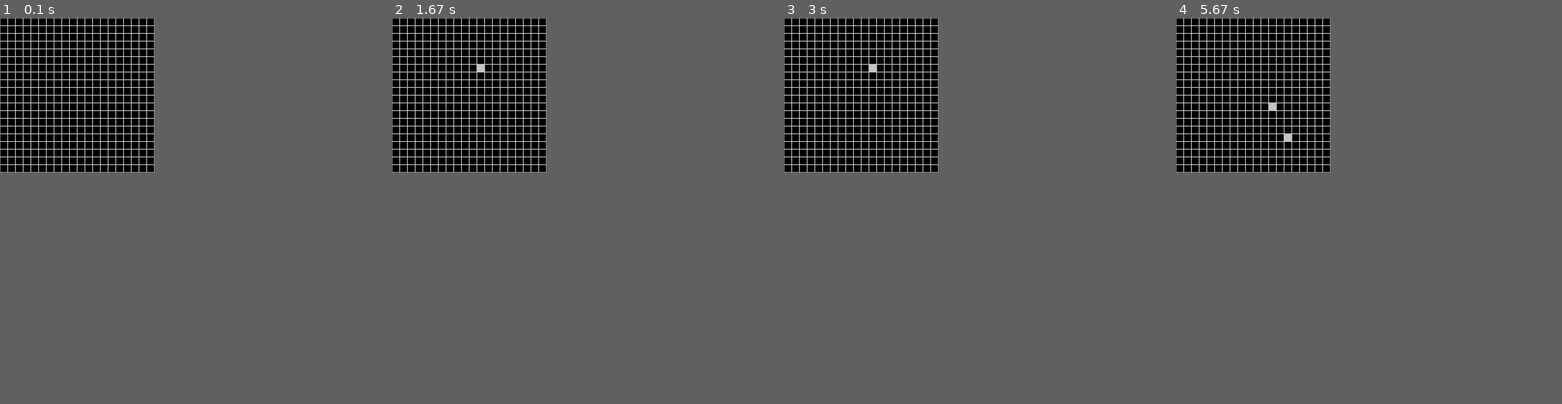
Above: before the commit, frames 1-4 (left to right).
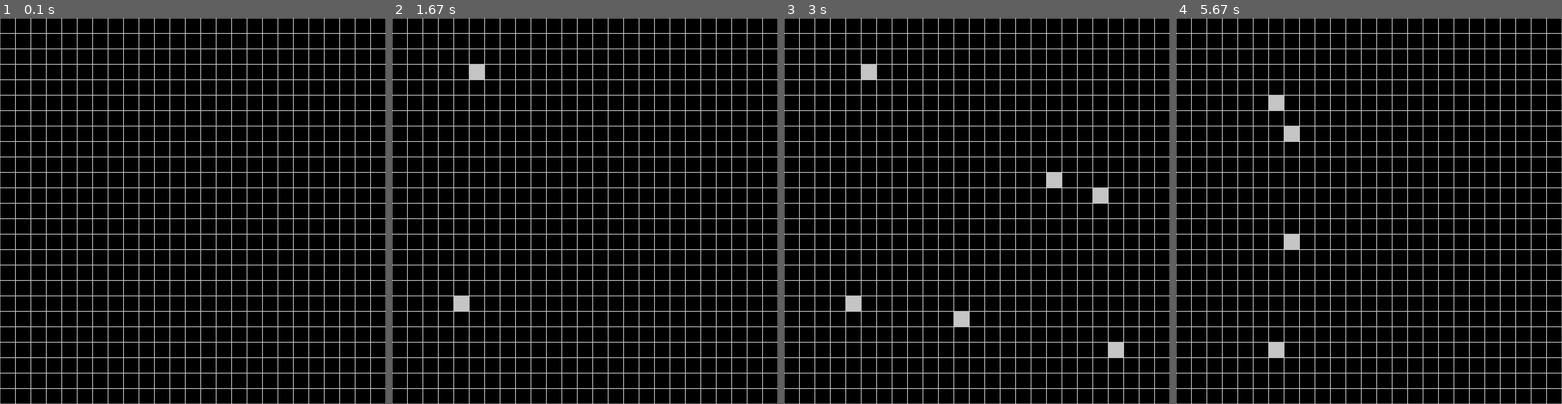
Above: after the commit, the same moments.

Repository: Dawood0/Game_Of_Life-Pygame
Game: pygame game, started from test.py
Same seed, same stepped clock (60 frames per second), same inputs: the game is played once before the commit and once after it.
Inputs (mouse positions are in pixels of both pictures, inside the frame that each line leads up to):
- Up to frame 1 (0.1 s): no input
- Up to frame 2 (1.67 s): click (585, 211) at 0.38 s; tap Space at 0.67 s; click (465, 299) at 1.05 s; click (484, 68) at 1.38 s
- Up to frame 3 (3 s): click (957, 311) at 1.72 s; click (1123, 357) at 2.05 s; click (1054, 180) at 2.38 s; click (1096, 203) at 2.72 s
- Up to frame 4 (5.67 s): click (1249, 160) at 3.05 s; click (1453, 114) at 3.38 s; click (1257, 187) at 3.72 s; tap Space at 4 s; click (1284, 141) at 4.38 s; click (1291, 241) at 4.72 s; click (1276, 110) at 5.05 s; click (1280, 342) at 5.38 s
The window is 360x360 before the commit and 900x900 after it. Grey fills any space a smaller window leaves; there, only what the larger window draws over its background counts as a difference.

The runs differ from the first frame. In frame 1, 11% of the frame differs, in the area x 0-100%, y 0-100%; in frame 2, 11%; in frame 3, 11%; in frame 4, 11%.

Commit message:
final touches

Diff:
--- a/test.py
+++ b/test.py
@@ -5,63 +5,66 @@
 
 BLACK = (0, 0, 0)
 WHITE = (200, 200, 200)
-WINDOW_HEIGHT = 400
-WINDOW_WIDTH = 400
-
-
-
+WINDOW_HEIGHT = 1000
+WINDOW_WIDTH = 1000
 
 pygame.init()
 SCREEN = pygame.display.set_mode((WINDOW_WIDTH, WINDOW_HEIGHT))
 CLOCK = pygame.time.Clock()
 SCREEN.fill(BLACK)
-blockSize = 20
+blockSize = 40
+
 
 def drawGrid():
-    blockSize = 20 #Set the size of the grid block
+
     for x in range(0, WINDOW_WIDTH, blockSize):
         for y in range(0, WINDOW_HEIGHT, blockSize):
             rect = pygame.Rect(x, y, blockSize, blockSize)
-            pygame.draw.rect(SCREEN, WHITE, rect, 1)            # 0 is for a solid full colored rectangle , 1 is for hollow rectangle (border only)
+            pygame.draw.rect(SCREEN, WHITE, rect,
+                             1)  # 0 is for a solid full colored rectangle , 1 is for hollow rectangle (border only)
 
-def drawRect(x,y,i=0,color=WHITE):
-    blockSize = 20  # Set the size of the grid block
+
+def drawRect(x, y, i=0, color=WHITE):
+
     rect = pygame.Rect(x, y, blockSize, blockSize)
-    pygame.draw.rect(SCREEN, color, rect, i)            # 0 is for a solid full colored rectangle , 1 is for hollow rectangle (border only)
+    pygame.draw.rect(SCREEN, color, rect,
+                     i)  # 0 is for a solid full colored rectangle , 1 is for hollow rectangle (border only)
 
-def getNeighbors(rect):     # rect is a tuple of x,y coordinates for the rectangle
-    neighbors=[]
-    x,y=rect
-    if y-blockSize>=0:neighbors.append((x,y-blockSize))
-    if y+blockSize<WINDOW_HEIGHT:neighbors.append((x,y+blockSize))
-    if x-blockSize>=0:neighbors.append((x-blockSize,y))
-    if x+blockSize<WINDOW_WIDTH:neighbors.append((x+blockSize,y))
 
-    if x-blockSize>=0 and y-blockSize>=0: neighbors.append((x-blockSize,y-blockSize))
-    if x+blockSize<WINDOW_WIDTH and y-blockSize>=0: neighbors.append((x+blockSize,y-blockSize))
+def getNeighbors(rect):  # rect is a tuple of x,y coordinates for the rectangle
+    neighbors = []
+    x, y = rect
+    if y - blockSize >= 0: neighbors.append((x, y - blockSize))
+    if y + blockSize < WINDOW_HEIGHT: neighbors.append((x, y + blockSize))
+    if x - blockSize >= 0: neighbors.append((x - blockSize, y))
+    if x + blockSize < WINDOW_WIDTH: neighbors.append((x + blockSize, y))
+
+    if x - blockSize >= 0 and y - blockSize >= 0: neighbors.append((x - blockSize, y - blockSize))
+    if x + blockSize < WINDOW_WIDTH and y - blockSize >= 0: neighbors.append((x + blockSize, y - blockSize))
     if x - blockSize >= 0 and y + blockSize < WINDOW_HEIGHT: neighbors.append((x - blockSize, y + blockSize))
     if x + blockSize < WINDOW_WIDTH and y + blockSize < WINDOW_HEIGHT: neighbors.append((x + blockSize, y + blockSize))
 
     return neighbors
 
-def getOrthogonalNeighbors(rect):     # rect is a tuple of x,y coordinates for the rectangle
-    neighbors=[]
-    x,y=rect
-    if y-blockSize>=0:neighbors.append((x,y-blockSize))
-    if y+blockSize<WINDOW_HEIGHT:neighbors.append((x,y+blockSize))
-    if x-blockSize>=0:neighbors.append((x-blockSize,y))
-    if x+blockSize<WINDOW_WIDTH:neighbors.append((x+blockSize,y))
+
+def getOrthogonalNeighbors(rect):  # rect is a tuple of x,y coordinates for the rectangle
+    neighbors = []
+    x, y = rect
+    if y - blockSize >= 0: neighbors.append((x, y - blockSize))
+    if y + blockSize < WINDOW_HEIGHT: neighbors.append((x, y + blockSize))
+    if x - blockSize >= 0: neighbors.append((x - blockSize, y))
+    if x + blockSize < WINDOW_WIDTH: neighbors.append((x + blockSize, y))
 
     return neighbors
 
 
-white_rects=[]
-black_rects=[]                  # rectangles returning to black after being pressed while white
+white_rects = []
+black_rects = []  # rectangles returning to black after being pressed while white
 
-birth=[]
-die=[]
+birth = []
+die = []
 
-black_neighbors=[]
+black_neighbors = []
 while True:
     drawGrid()
     for event in pygame.event.get():
@@ -80,92 +83,74 @@
             print(black_rects)
 
             # print(pygame.mouse.get_pos())
-            x,y=pygame.mouse.get_pos()
-            x=(x//20)*20
-            y=(y//20)*20
-            print(x,y)
-            if (x,y) not in white_rects:
-                white_rects.append((x,y))
-                try:black_rects.remove((x,y))
-                except:pass
+            x, y = pygame.mouse.get_pos()
+            x = (x // blockSize) * blockSize
+            y = (y // blockSize) * blockSize
+            print(x, y)
+            if (x, y) not in white_rects:
+                white_rects.append((x, y))
+                try:
+                    black_rects.remove((x, y))
+                except:
+                    pass
             else:
                 black_rects.append((x, y))
-                white_rects.remove((x,y))
-
+                white_rects.remove((x, y))
 
             for x, y in black_rects:  # redrawing the black rectangle in the repressed rectangle
                 drawRect(x, y, 0, BLACK)
                 drawRect(x, y, 1)
 
-
-
-
-
-
-
-        if event.type == pygame.KEYUP:                # next step in the game (next state)
+        if event.type == pygame.KEYUP:  # next step in the game (next state)
             if event.key == pygame.K_SPACE:
                 for ii in white_rects:
-                    die=[]
-                    cnt=0
-                    l=getNeighbors(ii)
+                    die = []
+                    cnt = 0
+                    l = getNeighbors(ii)
 
-
-                    for i in l:                         # checking the neighbors if white or black
+                    for i in l:  # checking the neighbors if white or black
                         if i in white_rects:
-                            cnt+=1
+                            cnt += 1
                         else:
-                            blk_neigh=getNeighbors(i)
-                            cnt2=0
+                            blk_neigh = getNeighbors(i)
+                            cnt2 = 0
                             for u in blk_neigh:
-                                if u in white_rects: cnt2+=1
-                            if cnt2==3 and i not in birth:
+                                if u in white_rects: cnt2 += 1
+                            if cnt2 == 3 and i not in birth:
                                 if i not in white_rects:
                                     birth.append(i)
                                 else:
                                     black_rects.append(i)
                                     white_rects.remove(i)
 
-                            elif cnt2>=3 and i in birth:
+                            elif cnt2 >= 3 and i in birth:
                                 birth.remove(i)
 
-
-                    if cnt<2 or cnt>3:                       # making blocks die
+                    if cnt < 2 or cnt > 3:  # making blocks die
                         black_rects.append(ii)
 
-
-
-
-
-
-
-
-
-
-    for x,y in white_rects:                 # drawing the white rectangle in the pressed rectangle
-        drawRect(x,y)
-
+    for x, y in white_rects:  # drawing the white rectangle in the pressed rectangle
+        drawRect(x, y)
 
     #### wrong idea implemented about orthogonal birth
     for i in range(len(birth)):
         x, y = birth.pop()
 
-        if (x,y) not in white_rects:
+        if (x, y) not in white_rects:
             drawRect(x, y)
-            white_rects.append((x,y))
+            white_rects.append((x, y))
         else:
-            white_rects.remove((x,y))
-            black_rects.append((x,y))
-
+            white_rects.remove((x, y))
+            black_rects.append((x, y))
 
     for i in range(len(black_rects)):
-        x,y=black_rects.pop()
-        drawRect(x, y,0,BLACK)
-        drawRect(x, y,1)
-        try:white_rects.remove((x,y))
-        except: pass
-
-
+        x, y = black_rects.pop()
+        drawRect(x, y, 0, BLACK)
+        drawRect(x, y, 1)
+        try:
+            white_rects.remove((x, y))
+        except:
+            pass
 
     # time.sleep(0.3)
     pygame.display.update()
